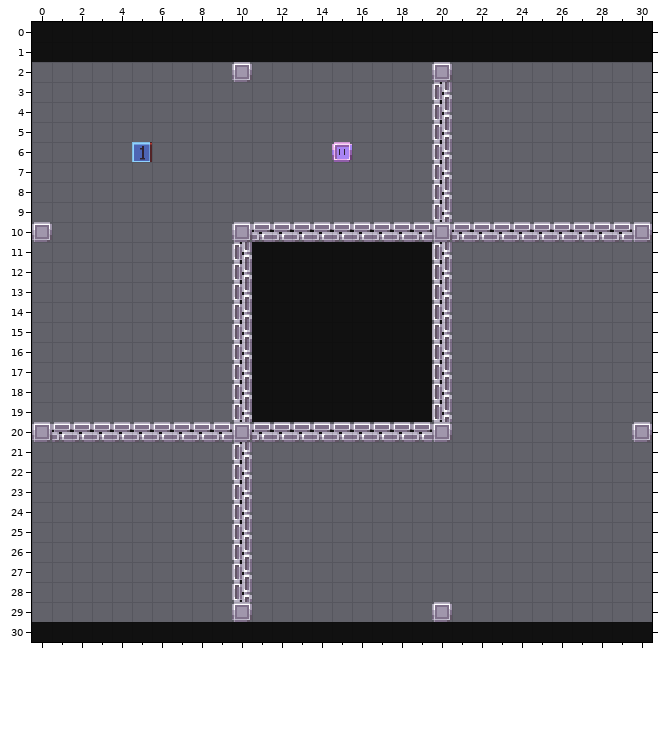
Two states of a Tiled map (JSON), games/Phaser-Snake-Game/public/assets/Tiled/Wrap_Stage-03.json. That is the earlier state.
Cells are 24x24 px. Shown: x 0..30, y 0..30.
Once edited:
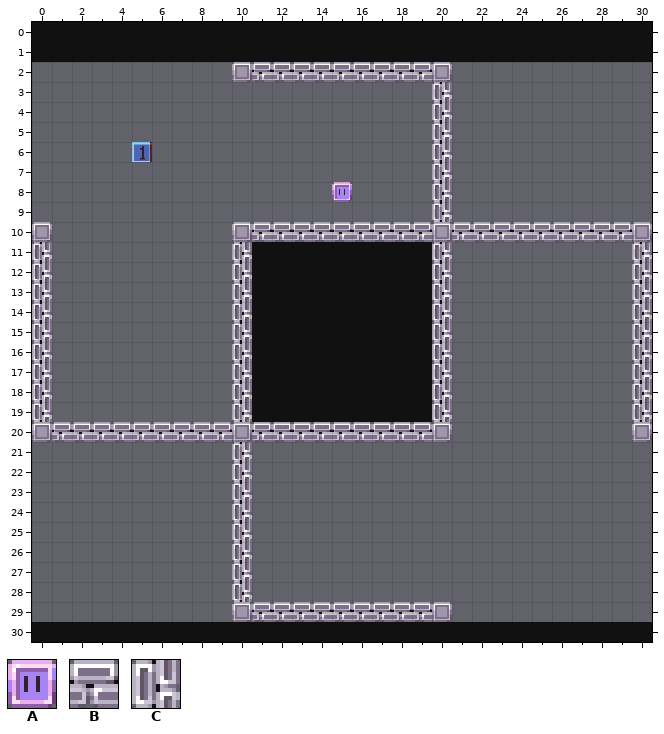
Key: from "tileSheetx24": A 8, B 129, C 160.
_ is an empty cell.
The exact change:
Layer "Wall":
y 2: x 11..19 _________ -> BBBBBBBBB
y 6: x 15 A -> _
y 8: x 15 _ -> A
y 11..19: x 0 _ -> C; x 30 _ -> C
y 29: x 11..19 _________ -> BBBBBBBBB
Pixel boxes of the changes (left, top, right, bottom) in both pictures:
added: (252, 62, 432, 82)
removed: (332, 142, 352, 162)
added: (332, 182, 352, 202)
added: (32, 242, 52, 422)
added: (632, 242, 652, 422)
added: (252, 602, 432, 622)
